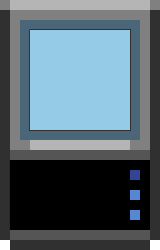
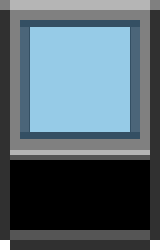
Layers edited between the first and the second w=160, h=250 image:
removed layer "Shape 9" over [9, 160, 10, 230]
removed layer "Shape 3" over [29, 29, 131, 131]
removed layer "Shape 2" over [29, 29, 131, 30]
removed layer "Shape 1" over [28, 30, 30, 131]
removed layer "Shape 8" over [29, 29, 130, 131]
added group "listArea" with 3 layers above "Layer 2" over [20, 26, 139, 133]
added layer "Layer 3" in group "listArea" over [28, 27, 131, 132]
added layer "inner" in group "listArea" over [30, 27, 130, 132]
added layer "stroke" in group "listArea" over [29, 26, 131, 133]
added layer "Layer 2" above "Layer 1" over [20, 20, 140, 139]
added layer "Layer 1" above "listArea Bottom Border" over [20, 139, 140, 150]
added layer "listArea Bottom Border" above "details" over [10, 143, 150, 155]
added layer "details" above "Layer 0" over [130, 170, 140, 220]
